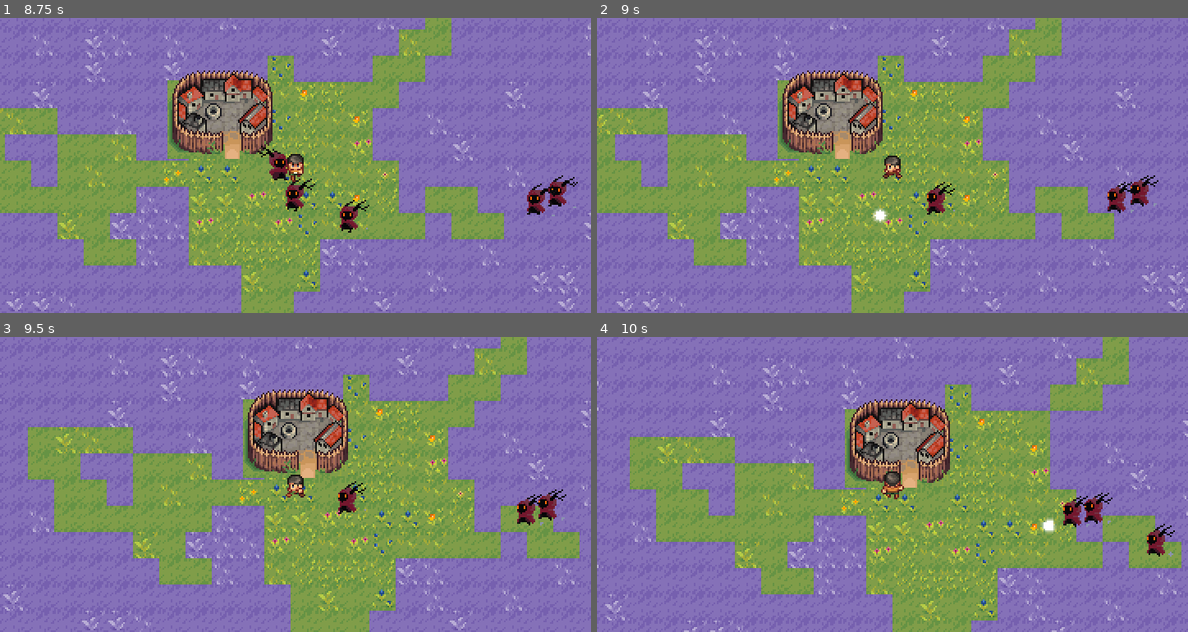
Above: before the commit, frames 1-4 (two rows, left to right).
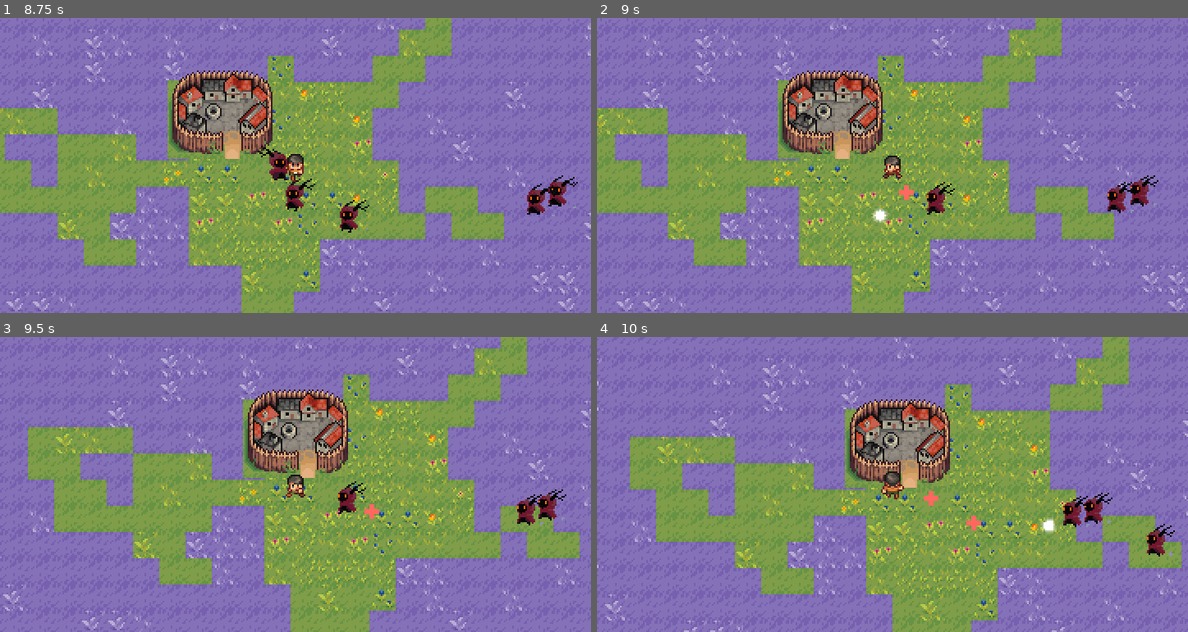
Above: after the commit, the same moments.

Repository: PEMDAS-Studio/GameJam24
Game: Godot game, scene res://BadGrass/grassgame.tscn
Two runs of this game, one before a commit and one after it. Both use one fixed random seed, a clock stepped at 60 frames per second and the inputs below. This scene is started directly instead of the project's main scene.
Inputs (mouse positions are in pixels of both pictures, inside the frame that each line leads up to):
- Up to frame 1 (8.75 s): tap Enter at 0.5 s; move the mouse to (425, 150) at 0.52 s; hold D (right) 0.53-1.28 s; tap Space (grassaction) every 0.75 s from 0.6 to 8.1 s; move the mouse to (177, 180) at 1.27 s; hold S (down) 1.28-2.03 s; move the mouse to (354, 100) at 2.02 s; hold D (right) 2.03-2.78 s; move the mouse to (265, 224) at 2.77 s; hold W (up) 2.78-3.53 s; move the mouse to (472, 209) at 3.52 s; hold A (left) 3.53-5.03 s; move the mouse to (118, 121) at 4.27 s; move the mouse to (325, 165) at 5.02 s; hold S (down) 5.03-5.78 s; move the mouse to (206, 91) at 5.77 s; hold D (right) 5.78-6.53 s; move the mouse to (425, 150) at 6.52 s; hold W (up) 6.53-7.28 s; move the mouse to (177, 180) at 7.27 s; hold D (right) 7.28-8.03 s; move the mouse to (354, 100) at 8.02 s; hold S (down) from 8.03 s (still down)
- Up to frame 2 (9 s): move the mouse to (862, 224) at 8.77 s; release S (down) at 8.78 s; hold A (left) from 8.78 s (still down); tap Space (grassaction) at 8.85 s
- Up to frame 3 (9.5 s): keep holding A (left)
- Up to frame 4 (10 s): move the mouse to (1069, 528) at 9.52 s; release A (left) at 9.53 s; hold W (up) from 9.53 s (still down); tap Space (grassaction) at 9.6 s

Frame 1 is identical in both runs. In frame 2, less than 0.1% of the frame differs, in the area x 51-54%, y 56-62%; in frame 3, less than 0.1%; in frame 4, 0.1%, in the area x 55-65%, y 52-66%.

Commit message:
Enemies Drop Pickup
When dead, enemies drop pickup objects.
Currently they can be picked up but not functional.

Diff:
--- a/gameproj/BadGrass/Enemies/enemy.gd
+++ b/gameproj/BadGrass/Enemies/enemy.gd
@@ -5,6 +5,8 @@
 @onready var Player:Object = get_parent().get_node("Player")
 @onready var anim = $Anim
 @onready var hurt_time = $HurtTime
+
+var pickUp:PackedScene = preload("res://BadGrass/Enemies/pickup.tscn")
 
 var health:float = 9
 var damage:float = 5
@@ -23,6 +25,9 @@
 	velocity = position.direction_to(playerPos) * SPEED
 
 	if health < 0:
+		var pickup = pickUp.instantiate()
+		pickup.position = self.position
+		get_parent().add_child(pickup)
 		queue_free()
 
 	move_and_slide()
--- /dev/null
+++ b/gameproj/BadGrass/Enemies/pickup.gd
@@ -0,0 +1,16 @@
+extends Area2D
+
+
+# Called when the node enters the scene tree for the first time.
+func _ready():
+	pass # Replace with function body.
+
+
+# Called every frame. 'delta' is the elapsed time since the previous frame.
+func _process(delta):
+	pass
+
+
+func _on_body_entered(body):
+	if body.get_name() == "Player":
+		queue_free()
--- /dev/null
+++ b/gameproj/BadGrass/Enemies/pickup.tscn
@@ -0,0 +1,22 @@
+[gd_scene load_steps=4 format=3 uid="uid://b3hgs3ieavo6o"]
+
+[ext_resource type="Texture2D" uid="uid://bpvwock0tltpo" path="res://Assets/16x16 Animated Top-down Character V1.1/16x16 Animated Top-down Character V1.1/Full Spritesheet.png" id="1_ph37d"]
+[ext_resource type="Script" path="res://BadGrass/Enemies/pickup.gd" id="1_xdvhu"]
+
+[sub_resource type="CircleShape2D" id="CircleShape2D_h32cc"]
+radius = 6.0
+
+[node name="Pickup" type="Area2D"]
+script = ExtResource("1_xdvhu")
+
+[node name="Sprite2D" type="Sprite2D" parent="."]
+modulate = Color(1, 0.411765, 0.376471, 1)
+scale = Vector2(3, 3)
+texture = ExtResource("1_ph37d")
+region_enabled = true
+region_rect = Rect2(106.486, 323.647, 4.05391, 3.91876)
+
+[node name="CollisionShape2D" type="CollisionShape2D" parent="."]
+shape = SubResource("CircleShape2D_h32cc")
+
+[connection signal="body_entered" from="." to="." method="_on_body_entered"]
Not shown, changed: .DS_Store
Not shown, changed: gameproj/.DS_Store
Not shown, added: gameproj/Assets/.DS_Store
Not shown, added: gameproj/Assets/16x16 Animated Top-down Character V1.1/.DS_Store
Not shown, added: gameproj/Assets/16x16 Animated Top-down Character V1.1/16x16 Animated Top-down Character V1.1/.DS_Store
Not shown, added: gameproj/Assets/TilesetGrass/.DS_Store
